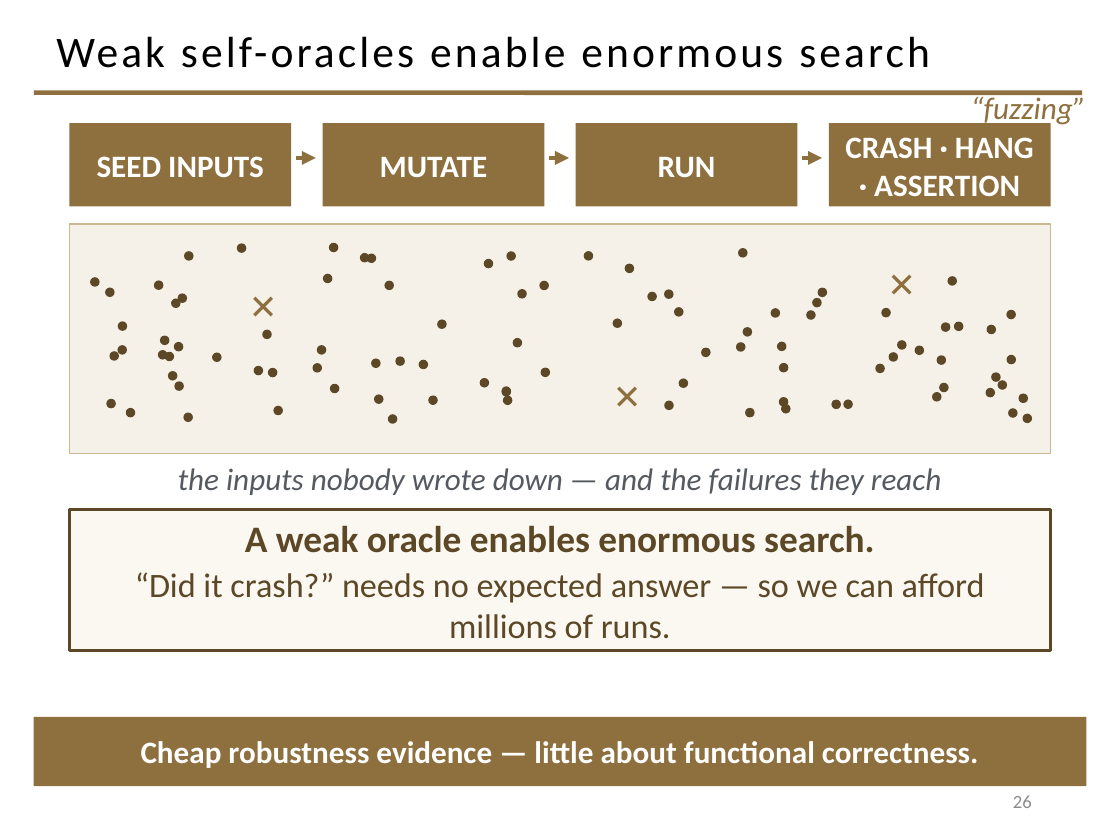
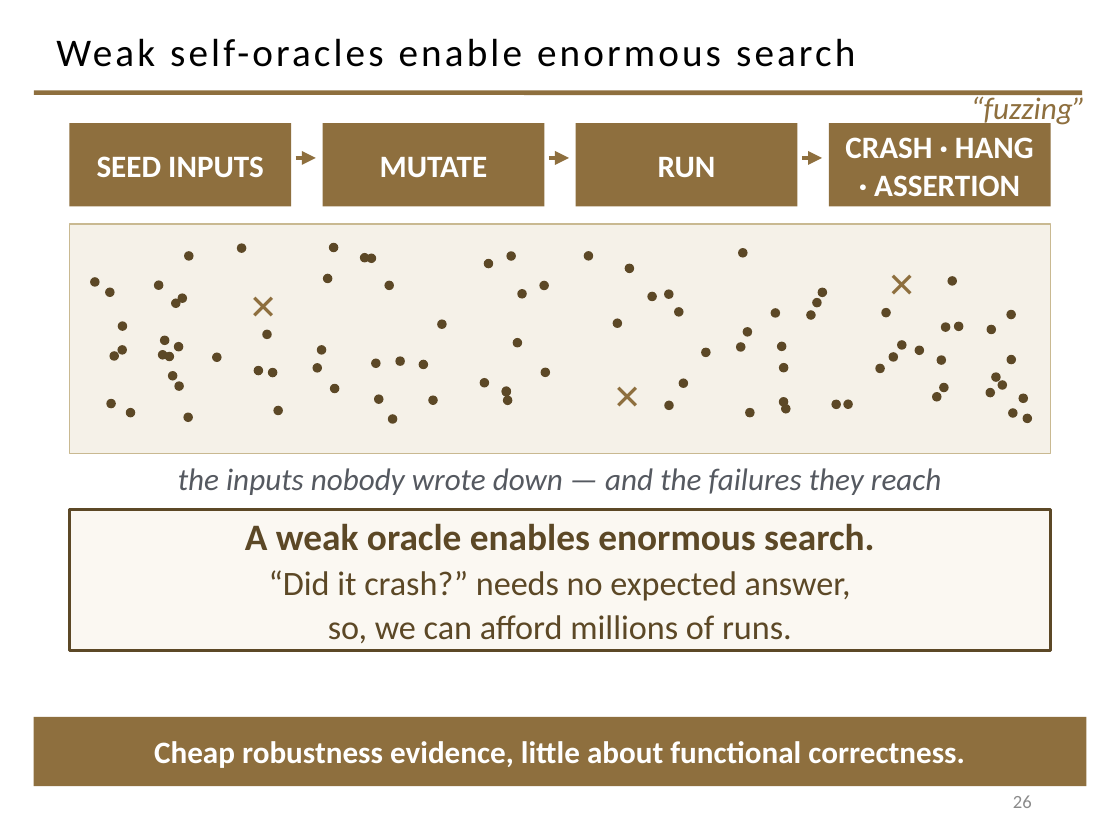
Before and after one commit to davisjam/model-based-agentic-software-engineering, a slide deck: slide 26 of course/lectures/act-1-foundations/08-validation/1-8-Validation.pptx. Drawn at 1120x840 pixels with LibreOffice and Linux fonts; fonts in the diff are those of the drawing; background and template pictures are left out. Boxes give left, top, right and bottom in pixels: in the first picture for what was removed or moved away, otherwise in the second. Text is boxed around its words. In the diff, an @@ line names an element or a change of style, - is before the commit and + after.

```diff
--- a/course/lectures/act-1-foundations/08-validation/1-8-Validation.pptx
+++ b/course/lectures/act-1-foundations/08-validation/1-8-Validation.pptx
@@ title "Weak self-oracles enable enormous search" at [56,38,855,67]: size 28 to 25.2 pt @@
@@ text in rectangle at [269,570,851,643]: text changed @@
-“Did it crash?” needs no expected answer — so we can afford millions of runs.
+“Did it crash?” needs no expected answer,
+so, we can afford millions of runs.
@@ text in rectangle at [154,741,965,768]: text changed @@
-Cheap robustness evidence — little about functional correctness.
+Cheap robustness evidence, little about functional correctness.
```
Also in this commit, not shown: 30 other slides changed.
